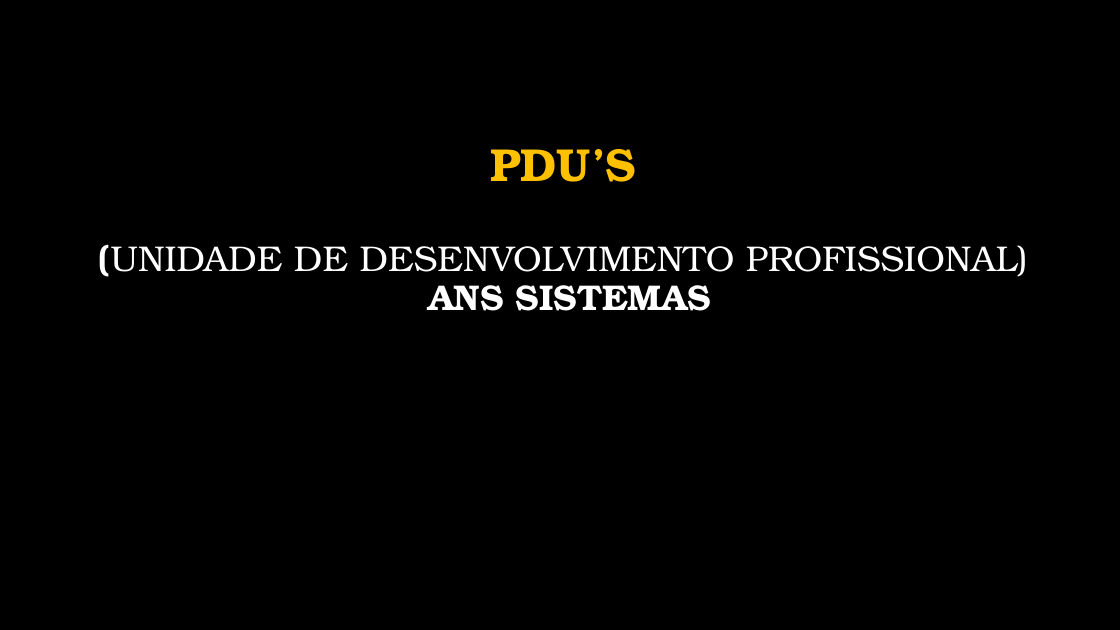
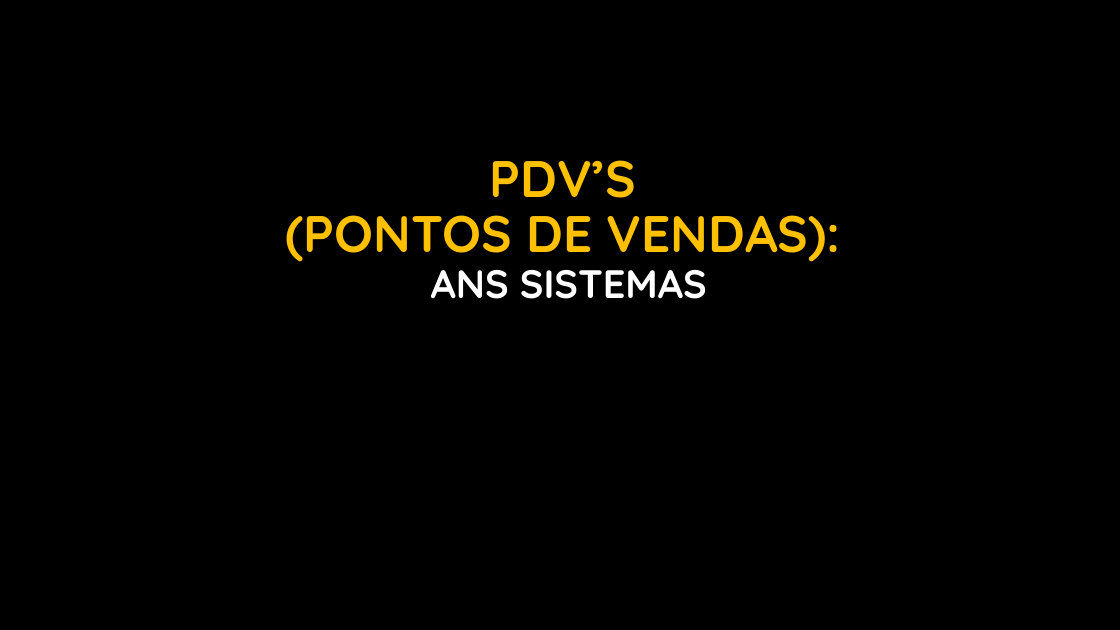
Before and after one commit to BrunoFelix/Restoran, a slide deck: slide 22 of Docs/Apresentação ANS Sistemas (Fundamentos da Gestao).pptx (slide 19 before the commit). Drawn at 1120x630 pixels with LibreOffice and Linux fonts; fonts in the diff are those of the drawing; background and template pictures are left out. Boxes give left, top, right and bottom in pixels: in the first picture for what was removed or moved away, otherwise in the second. Text is boxed around its words. In the diff, an @@ line names an element or a change of style, - is before the commit and + after.

```diff
--- a/Docs/Apresentação ANS Sistemas (Fundamentos da Gestao).pptx
+++ b/Docs/Apresentação ANS Sistemas (Fundamentos da Gestao).pptx
@@ title at box(285, 160, 841, 299): text changed; size 30.6 to 44 pt; font TeX Gyre Bonum to Quicksand; text colour #FFFFFF to #FFC000; bold on @@
-PDU’S
-(UNIDADE DE DESENVOLVIMENTO PROFISSIONAL)
-ANS SISTEMAS
+PDV’S
+(PONTOS DE VENDAS):
+ANS SISTEMAS
```
Also in this commit, not shown: 20 other slides changed, 8 slides added, 3 slides removed.
